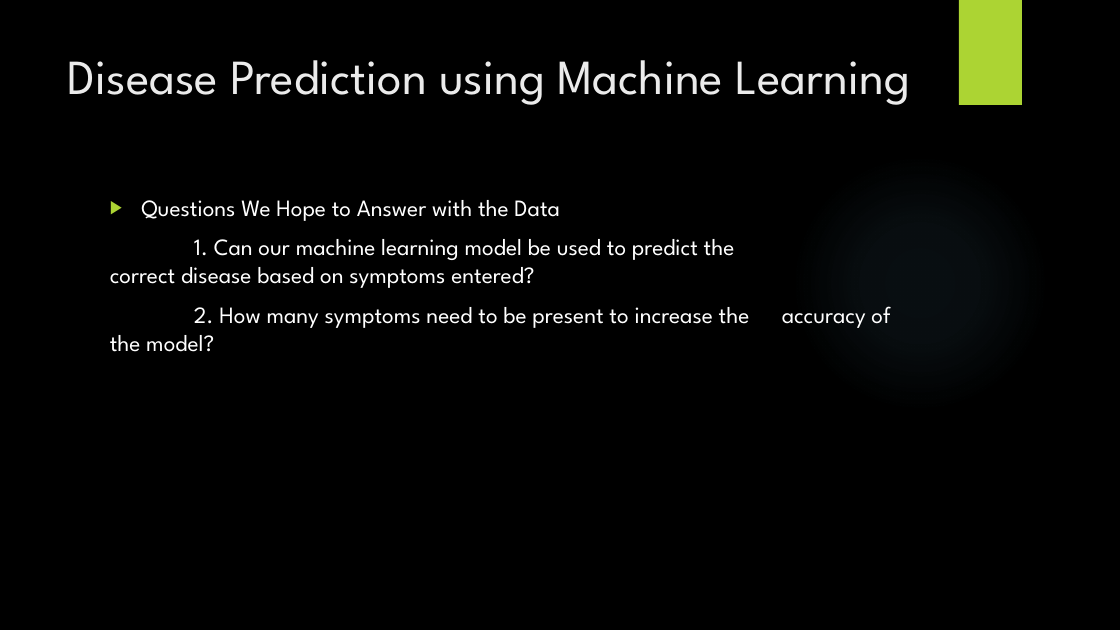
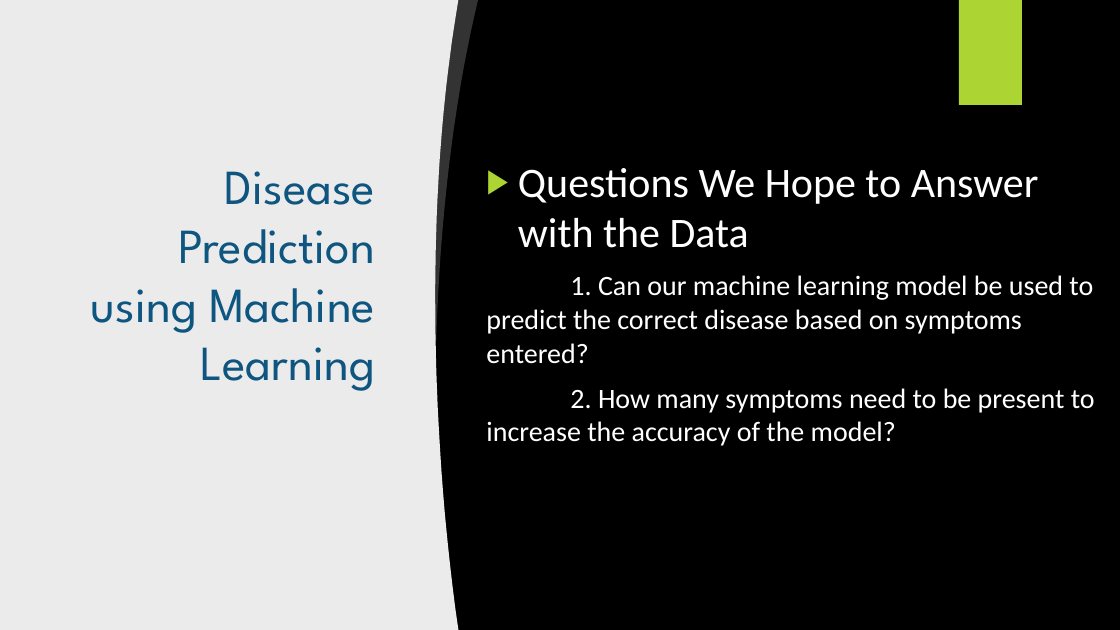
Before and after one commit to johnsetzer3/Disease_Prediction, a slide deck: slide 3 of Team_Code Blue Final Project.pptx. Drawn at 1120x630 pixels with LibreOffice and Linux fonts; fonts in the diff are those of the drawing; background and template pictures are left out. Boxes give left, top, right and bottom in pixels: in the first picture for what was removed or moved away, otherwise in the second. Text is boxed around its words. In the diff, an @@ line names an element or a change of style, - is before the commit and + after.

```diff
--- a/Team_Code Blue Final Project.pptx
+++ b/Team_Code Blue Final Project.pptx
@@ rectangle added at <box>0,0,1120,630</box>, fill #000000 @@
@@ freeform shape added at <box>0,0,459,630</box>, fill #EBEBEB @@
@@ freeform shape added at <box>427,0,478,341</box>, fill #FFFFFF at 20% opacity @@
@@ title "Disease Prediction using Machine Learning": place and size @@
-title "Disease Prediction using Machine Learning" at <box>68,60,910,105</box>
+title "Disease Prediction using Machine Learning" at <box>91,171,375,391</box>
@@ title "Disease Prediction using Machine Learning" at <box>91,171,375,391</box>: text colour #EBEBEB to #0E5580; alignment left to right @@
@@ text "Questions We Hope to Answer ...": place and size @@
-text "Questions We Hope to Answer ..." at <box>110,200,890,328</box>
+text "Questions We Hope to Answer ..." at <box>486,168,1095,446</box>
@@ text "Questions We Hope to Answer ..." at <box>486,168,1095,446</box>: size 20 to 36 pt in "Questions We Hope to Answer with the ..."; font League Spartan to Calibri; size 20 to 24 pt in "1. Can our machine learning model be ...", "2. How many symptoms need to be ..." @@
@@ ellipse removed at <box>791,154,1049,413</box> @@
```
Also in this commit, not shown: 7 other slides changed, 4 slides added, 4 slides removed.
